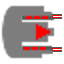
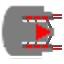
Two versions of the same layered image (w=64, h=64). Layer-by-layer changes:
painted on "TurretTop" over (3, 45, 53, 58)
added layer "TestLayer" above "TurretEffectsTip" over (21, 19, 53, 45)
painted on "TurretEffectsTip" over (52, 46, 61, 51)
painted on "TurretEffects3" over (40, 45, 48, 51)
painted on "TurretEffects2" over (32, 45, 40, 51)
painted on "TurretEffects1" over (24, 45, 32, 51)
painted on "TurretGuns" over (21, 16, 62, 54)
